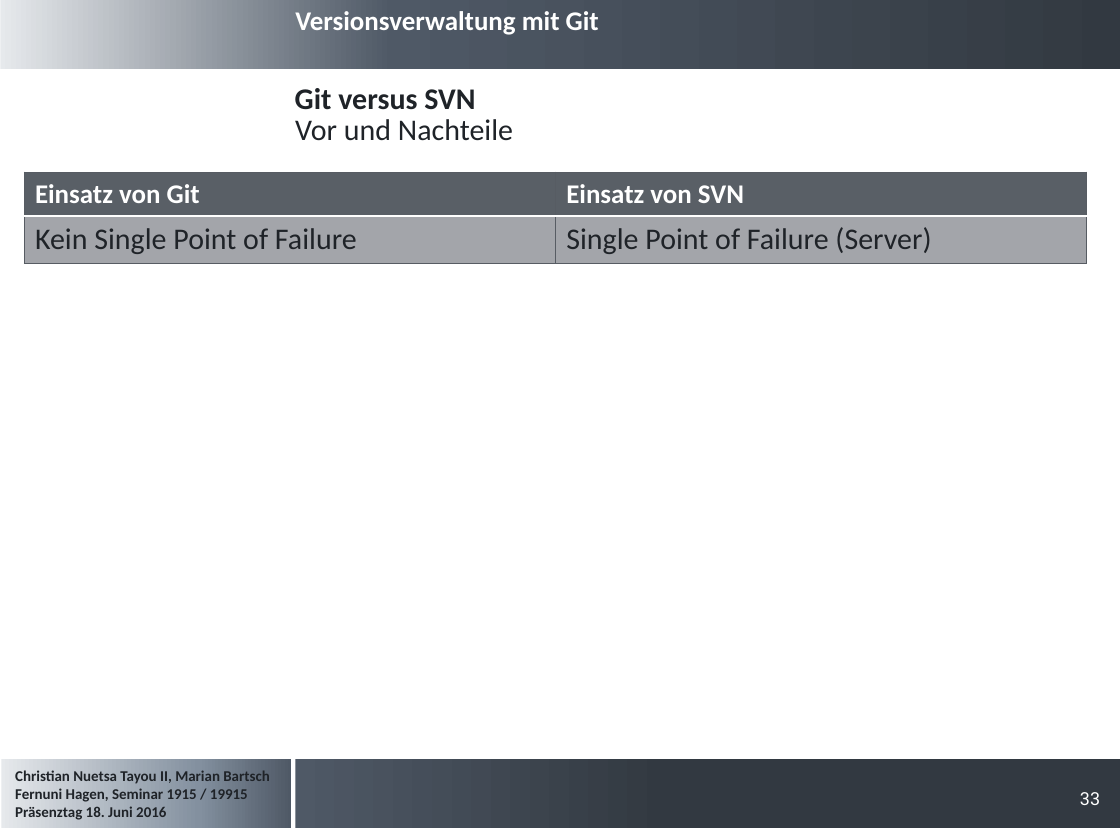
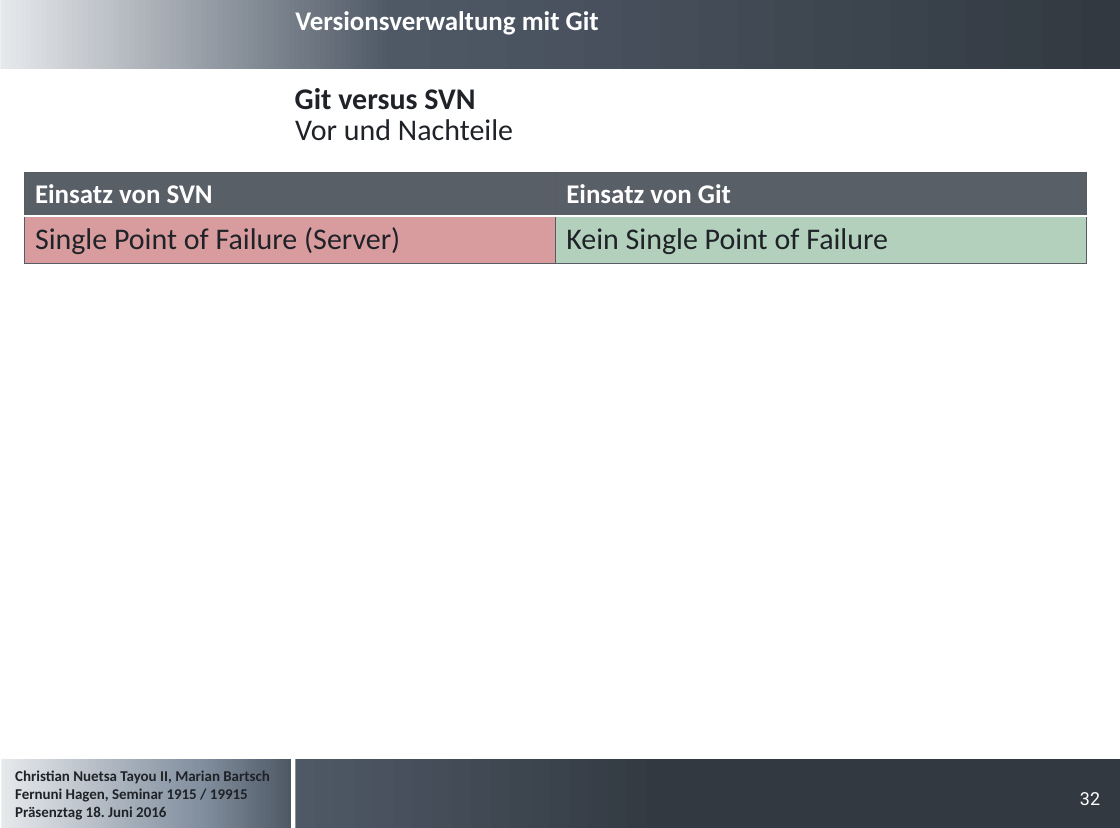
Before and after one commit to cristallin/git-project-seminar, a slide deck: slide 32 of Präsentation_Seminararbeit.pptx (slide 33 before the commit). Drawn at 1120x828 pixels with LibreOffice and Linux fonts; fonts in the diff are those of the drawing; background and template pictures are left out. Boxes give left, top, right and bottom in pixels: in the first picture for what was removed or moved away, otherwise in the second. Text is boxed around its words. In the diff, an @@ line names an element or a change of style, - is before the commit and + after.

```diff
--- a/Präsentation_Seminararbeit.pptx
+++ b/Präsentation_Seminararbeit.pptx
@@ table at (24, 172, 1087, 260) @@
-row 1, column 1: Einsatz von Git
+row 1, column 1: Einsatz von SVN
-row 1, column 2: Einsatz von SVN
+row 1, column 2: Einsatz von Git
-row 2, column 1: Kein Single Point of Failure
+row 2, column 1: Single Point of Failure (Server)
-row 2, column 2: Single Point of Failure (Server)
+row 2, column 2: Kein Single Point of Failure
@@ fill #595F66 at 40% opacity to #D89C9E in row 2, column 1 @@
@@ fill #595F66 at 40% opacity to #B2D0BC in row 2, column 2 @@
@@ page number at (1080, 792, 1100, 805): text changed @@
-33
+32
```
Also in this commit, not shown: 19 other slides changed, 4 slides added, 5 slides removed.
